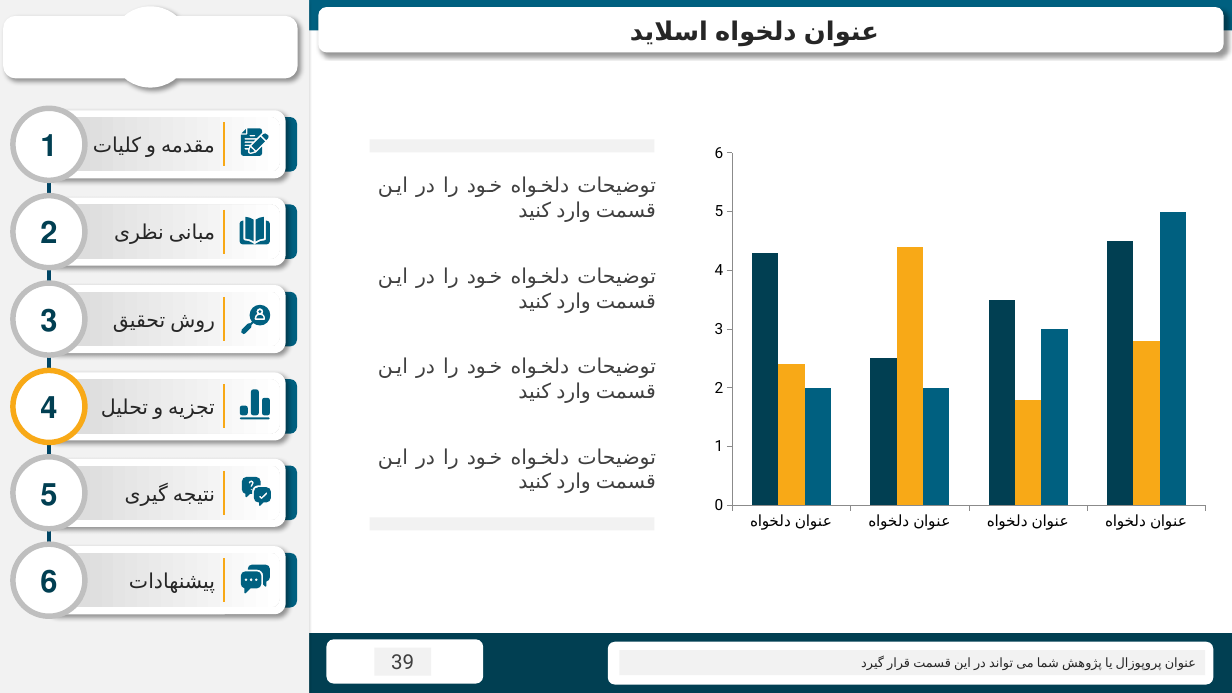
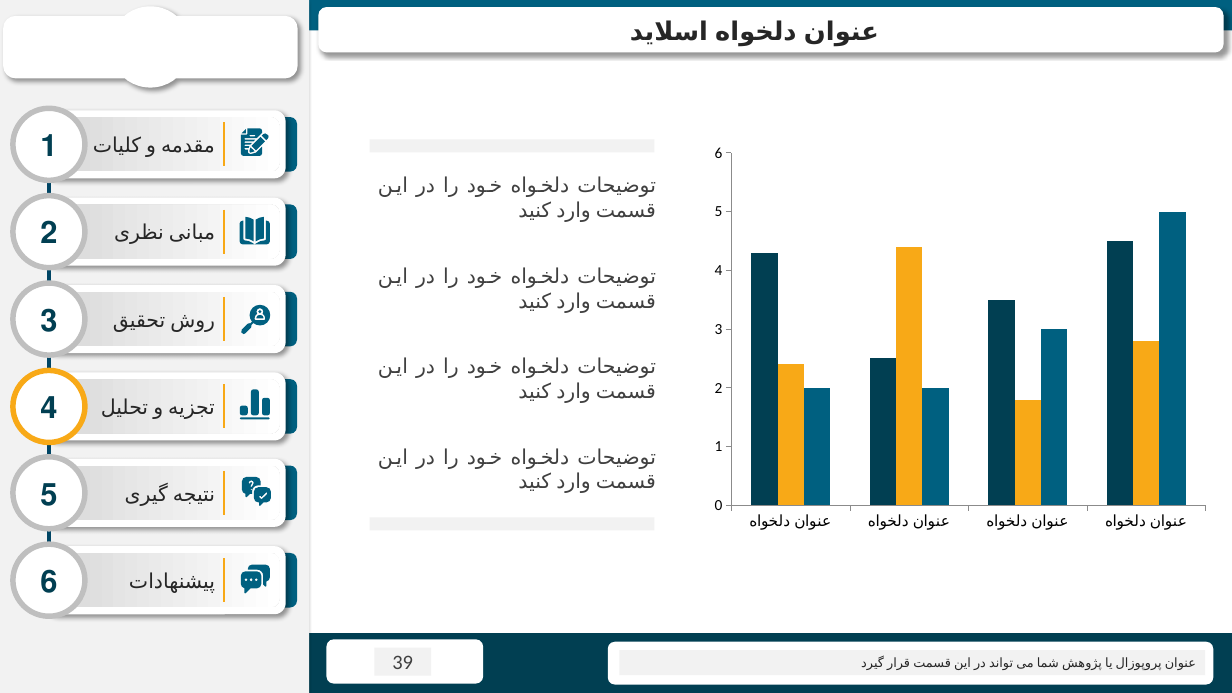
Before and after one commit to MatinGhanbari/ai-native-architecture, a slide deck: slide 39 of shared/template.pptx. Drawn at 1232x693 pixels with LibreOffice and Linux fonts; fonts in the diff are those of the drawing; background and template pictures are left out. Boxes give left, top, right and bottom in pixels: in the first picture for what was removed or moved away, otherwise in the second. Text is boxed around its words. In the diff, an @@ line names an element or a change of style, - is before the commit and + after.

Commit message:
Fix slide master font and RTL across decks

```diff
--- a/shared/template.pptx
+++ b/shared/template.pptx
@@ column chart at bbox=[704, 136, 1216, 538] @@
@@ value axis changed @@
@@ lettering changed @@
@@ page number at bbox=[374, 648, 431, 676]: font Roboto to Calibri @@
```
Also in this commit, not shown: 43 other slides changed, 6 other files.
